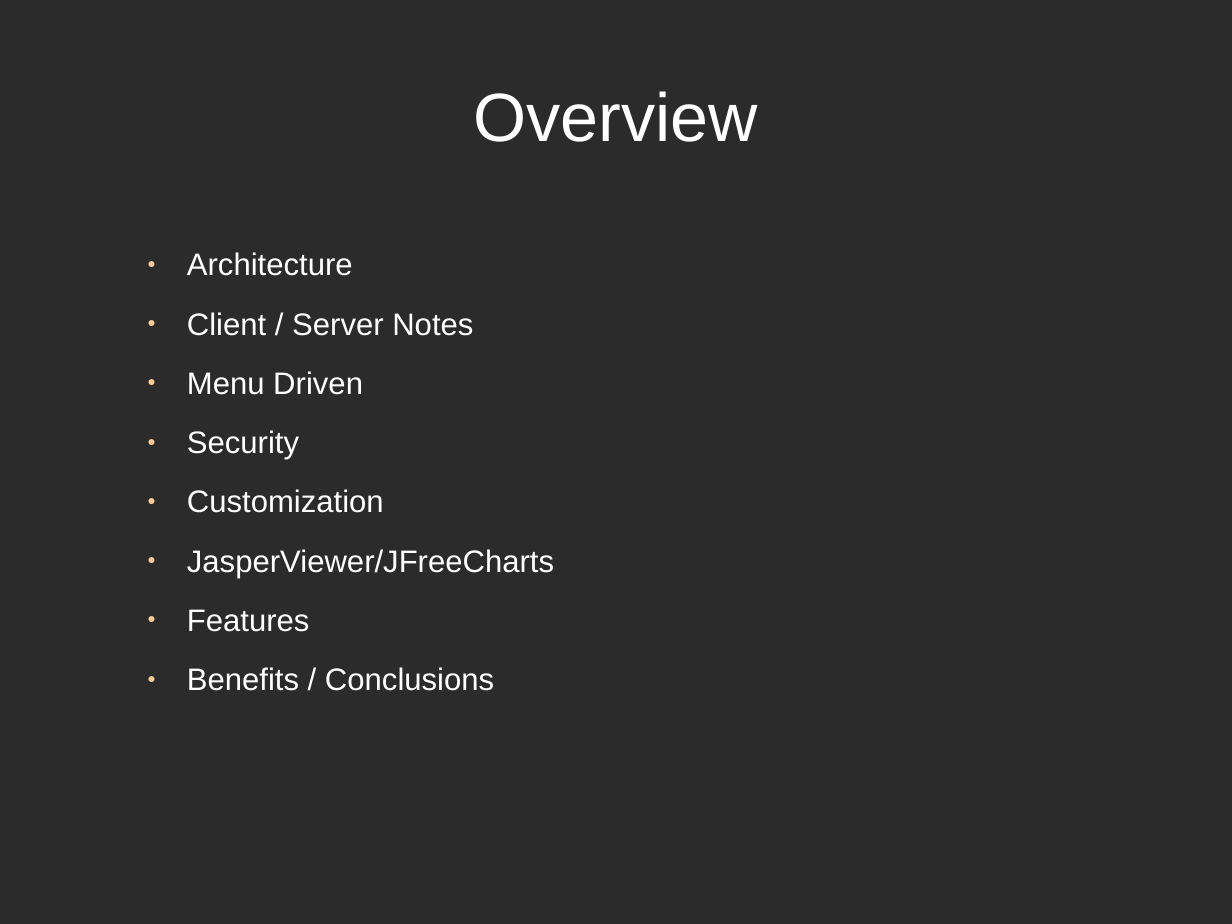
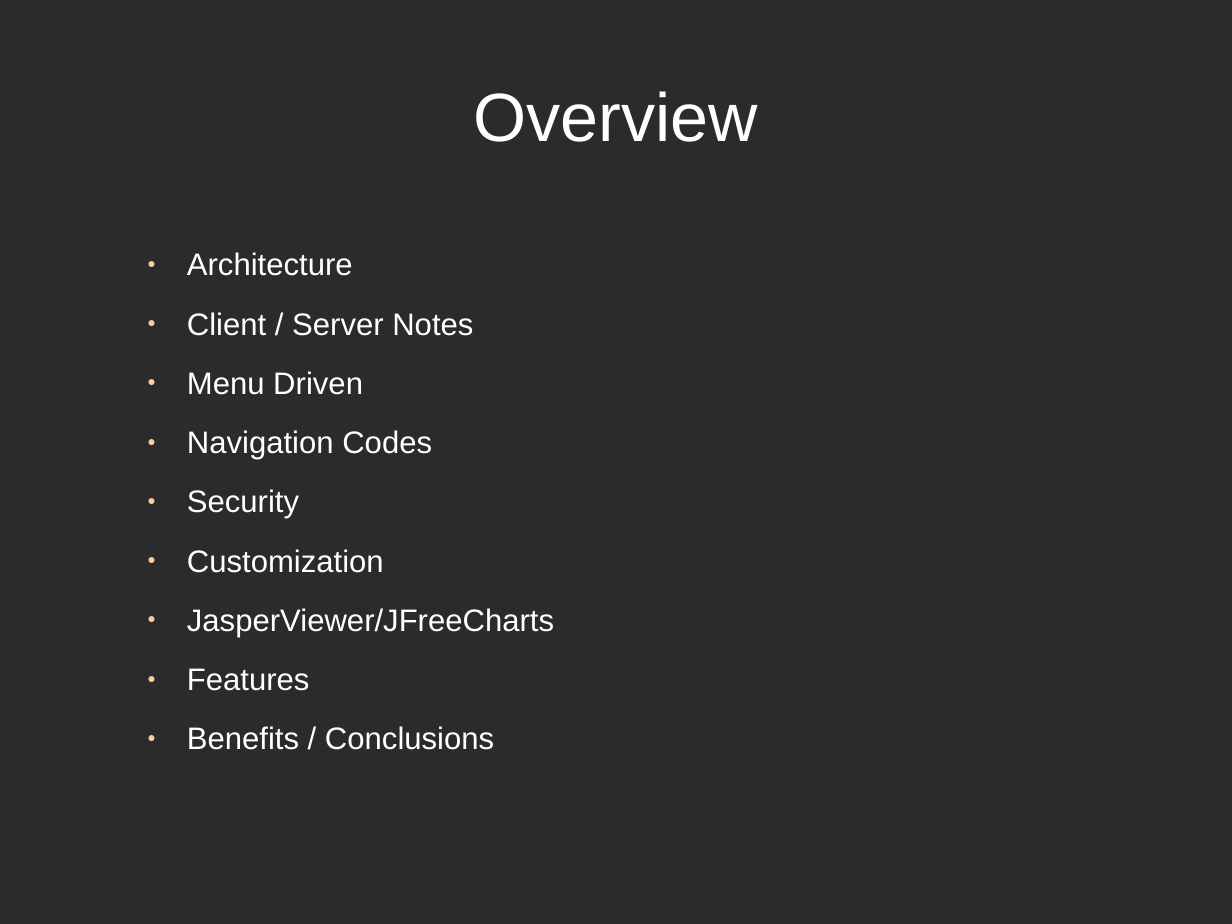
Before and after one commit to blueseerERP/blueseer, a slide deck: slide 2 of documentation/blueseer.odp. Drawn at 1232x924 pixels with LibreOffice and Linux fonts; fonts in the diff are those of the drawing; background and template pictures are left out; a plain dark background stands for a picture behind light text. Boxes give left, top, right and bottom in pixels: in the first picture for what was removed or moved away, otherwise in the second. Text is boxed around its words. In the diff, an @@ line names an element or a change of style, - is before the commit and + after.

```diff
--- a/documentation/blueseer.odp
+++ b/documentation/blueseer.odp
@@ text at [187, 430, 432, 460]: paragraph added @@
+● Navigation Codes
```
Also in this commit, not shown: 3 other slides changed, 2 slides removed, 4 other files.
